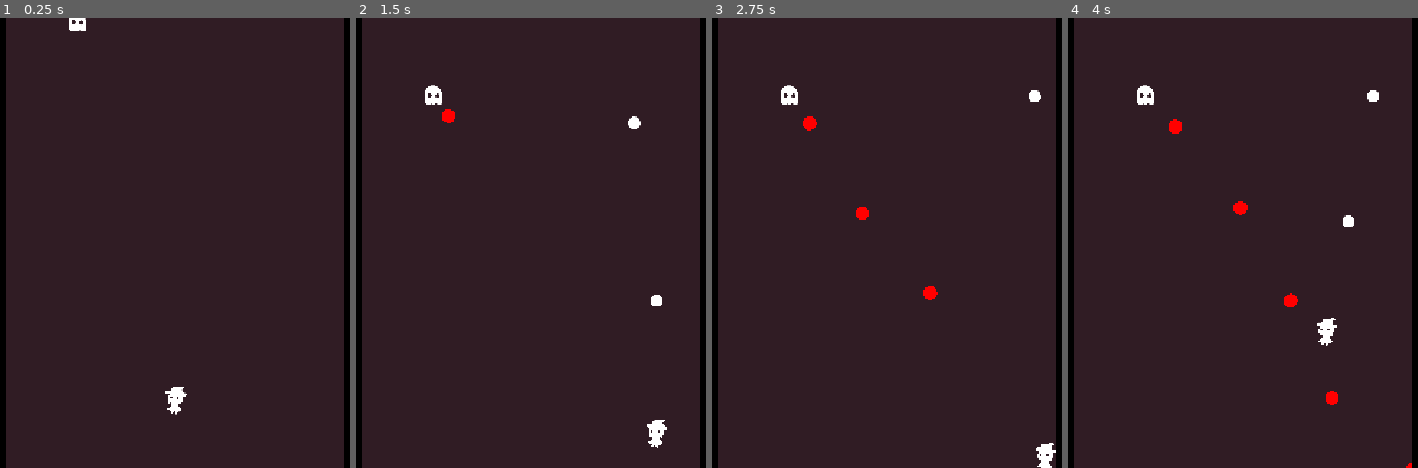
Above: before the commit, frames 1-4 (left to right).
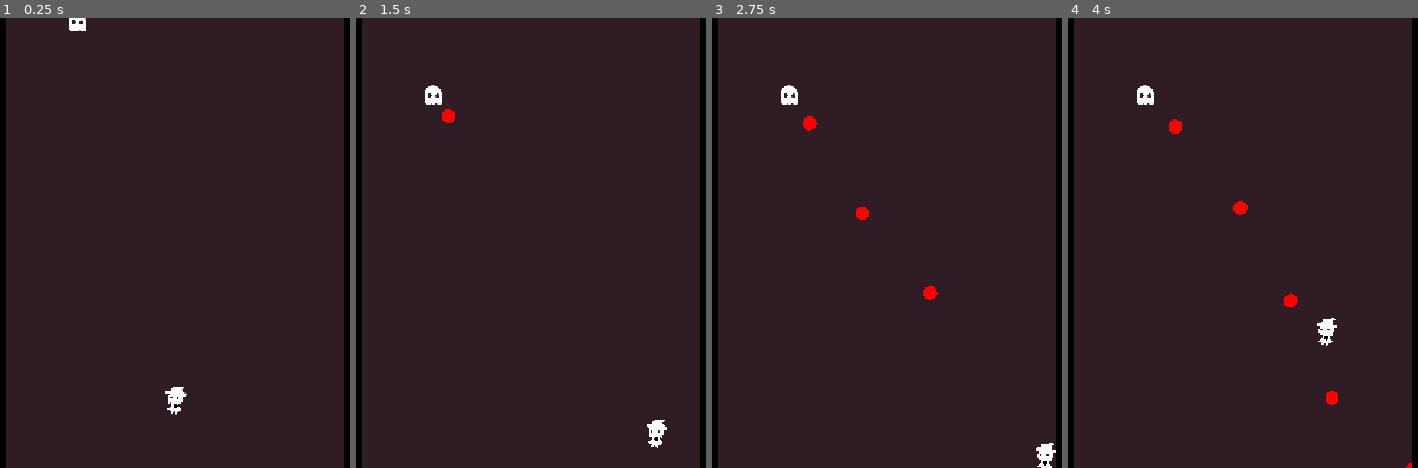
Above: after the commit, the same moments.

Repository: piksalchaos/bullet-hell
Game: Godot game, scene res://scenes/game.tscn
The game is run twice, just before and just after one commit, with the same random seed, the same clock (stepped at 60 frames per second) and the same inputs.
Inputs:
- Up to frame 1 (0.25 s): no input
- Up to frame 2 (1.5 s): tap Enter at 0.5 s; hold D (right) 0.53-1.28 s; hold Z (shoot) 0.53-1.28 s; hold S (down) from 1.28 s (still down); tap Z (shoot) at 1.35 s
- Up to frame 3 (2.75 s): release S (down) at 2.03 s; hold D (right) from 2.03 s (still down); hold Shift (slow) from 2.03 s (still down); tap Z (shoot) at 2.3 s
- Up to frame 4 (4 s): release D (right) at 2.78 s; release Shift (slow) at 2.78 s; hold W (up) 2.78-3.53 s; tap Z (shoot) at 2.85 s; hold Left (left) from 3.53 s (still down); hold Z (shoot) from 3.53 s (still down)

The runs differ from the first frame. In frame 1, less than 0.1% of the frame differs, in the area x 49-51%, y 85-87%; in frame 2, 0.2%; in frame 3, less than 0.1%; in frame 4, 0.2%, in the area x 73-89%, y 16-72%.

Commit message:
player can now absorb and reshoot bullets

Diff:
--- a/scenes/bullets/ghost_bullet.gd
+++ b/scenes/bullets/ghost_bullet.gd
@@ -1,11 +1,11 @@
 extends Node2D
 
 @export var speed := 250.0
-@export var color_id: GameProperties.COLOR_ID
+@export var initial_color_id: GameProperties.COLOR_ID
 @onready var color_component: ColorComponent = $ColorComponent
 
 func _ready() -> void:
-	color_component.color_id = color_id
+	color_component.color_id = initial_color_id
 
 func _physics_process(delta: float) -> void:
 	position += Vector2(cos(rotation), sin(rotation)) * speed * delta
--- a/scenes/bullets/player_bullet.gd
+++ b/scenes/bullets/player_bullet.gd
@@ -3,7 +3,13 @@
 const RADIUS := 6.0
 const SPEED := 1200.0
 
+@export var initial_color_id: GameProperties.COLOR_ID
+@onready var color_component: ColorComponent = $ColorComponent
+
 var damage := 1
+
+func _ready():
+	color_component.color_id = initial_color_id
 
 func _physics_process(delta: float) -> void:
 	position.y -= SPEED * delta
--- a/scenes/bullets/player_bullet.tscn
+++ b/scenes/bullets/player_bullet.tscn
@@ -1,12 +1,14 @@
-[gd_scene load_steps=4 format=3 uid="uid://dwiadvf7qwd20"]
+[gd_scene load_steps=5 format=3 uid="uid://dwiadvf7qwd20"]
 
 [ext_resource type="Script" uid="uid://b8edggpc6x8cv" path="res://scenes/bullets/player_bullet.gd" id="1_48eg6"]
 [ext_resource type="Texture2D" uid="uid://dxjbt2m3ltb5" path="res://images/player_bullet.png" id="1_om8qi"]
+[ext_resource type="PackedScene" uid="uid://xqi3gat184am" path="res://scenes/components/color_component.tscn" id="3_ttfd6"]
 
 [sub_resource type="CircleShape2D" id="CircleShape2D_ttfd6"]
 radius = 9.0
 
 [node name="PlayerBullet" type="Area2D"]
+z_index = -1
 collision_layer = 4
 collision_mask = 2
 script = ExtResource("1_48eg6")
@@ -18,4 +20,6 @@
 [node name="CollisionShape2D" type="CollisionShape2D" parent="."]
 shape = SubResource("CircleShape2D_ttfd6")
 
+[node name="ColorComponent" parent="." instance=ExtResource("3_ttfd6")]
+
 [connection signal="area_entered" from="." to="." method="_on_area_entered"]
--- a/scenes/components/bullet_component.gd
+++ b/scenes/components/bullet_component.gd
@@ -1,4 +1,4 @@
-extends Area2D
+class_name BulletComponent extends Area2D
 
 @export var offscreen_distance: float = 1.0
 @onready var parent: Node2D = get_parent()
@@ -12,3 +12,8 @@
 
 func _on_area_entered(area: Player) -> void:
 	parent.queue_free()
+
+func capture_color():
+	GameProperties.captured_color_ids.append(parent.color_component.color_id)
+	print(GameProperties.captured_color_ids)
+	parent.queue_free()
--- a/scenes/enemy_spawner.gd
+++ b/scenes/enemy_spawners/ghost_enemy_spawner.gd
@@ -1,9 +1,8 @@
 extends Marker2D
 
-const ENEMY = preload("res://scenes/entities/enemy.tscn")
-
-func create_enemy() -> Enemy:
-	var enemy = ENEMY.instantiate()
+const GHOST_ENEMY = preload("res://scenes/entities/enemies/ghost_enemy.tscn")
+func create_enemy() -> Node2D:
+	var enemy = GHOST_ENEMY.instantiate()
 	enemy.position = Vector2(position.x, -100)
 	enemy.starting_position = position
 	GameProperties.enemy_container.add_child(enemy)
--- /dev/null
+++ b/scenes/enemy_spawners/ghost_enemy_spawner.tscn
@@ -0,0 +1,6 @@
+[gd_scene load_steps=2 format=3 uid="uid://d1qnmgu3nadmv"]
+
+[ext_resource type="Script" uid="uid://cpvgpkefedhkk" path="res://scenes/enemy_spawners/ghost_enemy_spawner.gd" id="1_baypi"]
+
+[node name="EnemySpawner" type="Marker2D"]
+script = ExtResource("1_baypi")
--- a/scenes/entities/enemy.gd
+++ b/scenes/entities/enemies/ghost_enemy.gd
@@ -1,4 +1,4 @@
-class_name Enemy extends Node2D
+extends Node2D
 
 const GHOST_BULLET = preload("res://scenes/bullets/ghost_bullet.tscn")
 const TWEEN_DURATION := 0.75
--- /dev/null
+++ b/scenes/entities/enemies/ghost_enemy.tscn
@@ -0,0 +1,29 @@
+[gd_scene load_steps=6 format=3 uid="uid://dgmdfxt0ngpi6"]
+
+[ext_resource type="Script" uid="uid://ynoen8cogpu6" path="res://scenes/entities/enemies/ghost_enemy.gd" id="1_h5v6m"]
+[ext_resource type="Texture2D" uid="uid://ckansyr46u7rk" path="res://images/ghost_placeholder.png" id="2_b7aru"]
+[ext_resource type="PackedScene" uid="uid://m6r4ofi4qdxx" path="res://scenes/components/hitbox_component.tscn" id="3_h2v7a"]
+[ext_resource type="PackedScene" uid="uid://djgvpk2hk284t" path="res://scenes/components/health_component.tscn" id="4_462g3"]
+
+[sub_resource type="CircleShape2D" id="CircleShape2D_defa4"]
+radius = 14.0
+
+[node name="GhostEnemy" type="Node2D"]
+script = ExtResource("1_h5v6m")
+
+[node name="Sprite2D" type="Sprite2D" parent="."]
+scale = Vector2(0.3, 0.3)
+texture = ExtResource("2_b7aru")
+
+[node name="HitboxComponent" parent="." node_paths=PackedStringArray("health_component") instance=ExtResource("3_h2v7a")]
+health_component = NodePath("../HealthComponent")
+
+[node name="CollisionShape2D2" type="CollisionShape2D" parent="HitboxComponent"]
+shape = SubResource("CircleShape2D_defa4")
+
+[node name="HealthComponent" parent="." instance=ExtResource("4_462g3")]
+
+[node name="BulletTimer" type="Timer" parent="."]
+wait_time = 0.6
+
+[connection signal="timeout" from="BulletTimer" to="." method="_on_bullet_timer_timeout"]
--- a/scenes/entities/enemy.tscn
+++ /dev/null
@@ -1,30 +0,0 @@
-[gd_scene load_steps=6 format=3 uid="uid://dgmdfxt0ngpi6"]
-
-[ext_resource type="Script" uid="uid://ynoen8cogpu6" path="res://scenes/entities/enemy.gd" id="1_67neu"]
-[ext_resource type="Texture2D" uid="uid://ckansyr46u7rk" path="res://images/ghost_placeholder.png" id="1_d7j71"]
-[ext_resource type="PackedScene" uid="uid://m6r4ofi4qdxx" path="res://scenes/components/hitbox_component.tscn" id="3_ktqfp"]
-[ext_resource type="PackedScene" uid="uid://djgvpk2hk284t" path="res://scenes/components/health_component.tscn" id="4_defa4"]
-
-[sub_resource type="CircleShape2D" id="CircleShape2D_defa4"]
-radius = 14.0
-
-[node name="Enemy" type="Node2D"]
-script = ExtResource("1_67neu")
-
-[node name="Sprite2D" type="Sprite2D" parent="."]
-scale = Vector2(0.3, 0.3)
-texture = ExtResource("1_d7j71")
-
-[node name="HitboxComponent" parent="." node_paths=PackedStringArray("health_component") instance=ExtResource("3_ktqfp")]
-health_component = NodePath("../HealthComponent")
-
-[node name="CollisionShape2D2" type="CollisionShape2D" parent="HitboxComponent"]
-shape = SubResource("CircleShape2D_defa4")
-
-[node name="HealthComponent" parent="." instance=ExtResource("4_defa4")]
-max_health = 3
-
-[node name="BulletTimer" type="Timer" parent="."]
-wait_time = 0.6
-
-[connection signal="timeout" from="BulletTimer" to="." method="_on_bullet_timer_timeout"]
--- a/scenes/entities/player.tscn
+++ /dev/null
@@ -1,24 +0,0 @@
-[gd_scene load_steps=4 format=3 uid="uid://whf6whxkmq2"]
-
-[ext_resource type="Script" uid="uid://deng3hl1wlyd8" path="res://scenes/entities/player.gd" id="1_g2els"]
-[ext_resource type="Texture2D" uid="uid://b43avh08mlvxf" path="res://images/player_placeholder.png" id="2_08t41"]
-
-[sub_resource type="CircleShape2D" id="CircleShape2D_u8vuu"]
-radius = 3.0
-
-[node name="Player" type="Area2D"]
-collision_mask = 8
-script = ExtResource("1_g2els")
-
-[node name="Sprite2D" type="Sprite2D" parent="."]
-scale = Vector2(0.1, 0.1)
-texture = ExtResource("2_08t41")
-
-[node name="CollisionShape2D" type="CollisionShape2D" parent="."]
-position = Vector2(0, 8)
-shape = SubResource("CircleShape2D_u8vuu")
-
-[node name="BulletTimer" type="Timer" parent="."]
-wait_time = 0.15
-
-[connection signal="timeout" from="BulletTimer" to="." method="_on_bullet_timer_timeout"]
--- /dev/null
+++ b/scenes/entities/player/bullet_absorber.gd
@@ -0,0 +1,28 @@
+extends Area2D
+
+const PLAYER_BULLET = preload("res://scenes/bullets/player_bullet.tscn")
+
+func _unhandled_input(event: InputEvent) -> void:
+	if event.is_action_pressed("shoot"):
+		if GameProperties.captured_color_ids.size() < 2:
+			capture_closest_bullet()
+		else:
+			shoot_bullet()
+
+func capture_closest_bullet():
+	var closest_distance = INF
+	var closest_bullet_component: BulletComponent
+	for bullet_component in get_overlapping_areas():
+		var distance = position.distance_squared_to(bullet_component.position)
+		if distance < closest_distance:
+			closest_distance = distance
+			closest_bullet_component = bullet_component
+	if closest_bullet_component:
+		closest_bullet_component.capture_color()
+
+func shoot_bullet():
+	var bullet = PLAYER_BULLET.instantiate()
+	bullet.initial_color_id = GameProperties.captured_color_ids[0]
+	bullet.position = get_parent().position
+	GameProperties.bullet_container.add_child(bullet)
+	GameProperties.captured_color_ids = []
--- a/scenes/entities/player.gd
+++ b/scenes/entities/player/player.gd
@@ -7,15 +7,15 @@
 const SPEED := 240.0
 const SLOW_SPEED := 120.0
 
-@onready var bullet_timer: Timer = $BulletTimer
-
-func _unhandled_input(event: InputEvent) -> void:
-	if event.is_action_pressed("shoot"):
-		if bullet_timer.is_stopped():
-			shoot_bullet()
-			bullet_timer.start()
-	if event.is_action_released("shoot"):
-		bullet_timer.stop()
+#@onready var bullet_timer: Timer = $BulletTimer
+#
+#func _unhandled_input(event: InputEvent) -> void:
+	#if event.is_action_pressed("shoot"):
+		#if bullet_timer.is_stopped():
+			#shoot_bullet()
+			#bullet_timer.start()
+	#if event.is_action_released("shoot"):
+		#bullet_timer.stop()
 
 func _physics_process(delta: float) -> void:
 	var x_direction = Input.get_axis("left", "right")
@@ -34,5 +34,5 @@
 	GameProperties.bullet_container.add_child(bullet)
 
 
-func _on_bullet_timer_timeout() -> void:
-	shoot_bullet()
+#func _on_bullet_timer_timeout() -> void:
+	#shoot_bullet()
--- /dev/null
+++ b/scenes/entities/player/player.tscn
@@ -0,0 +1,37 @@
+[gd_scene load_steps=7 format=3 uid="uid://whf6whxkmq2"]
+
+[ext_resource type="Script" uid="uid://deng3hl1wlyd8" path="res://scenes/entities/player/player.gd" id="1_g2els"]
+[ext_resource type="Texture2D" uid="uid://b43avh08mlvxf" path="res://images/player_placeholder.png" id="2_08t41"]
+[ext_resource type="Texture2D" uid="uid://oukxw7ad0r61" path="res://images/heart.png" id="3_1ie0h"]
+[ext_resource type="Script" uid="uid://cs734ayyynx5e" path="res://scenes/entities/player/bullet_absorber.gd" id="4_42nxq"]
+
+[sub_resource type="CircleShape2D" id="CircleShape2D_u8vuu"]
+radius = 3.0
+
+[sub_resource type="CircleShape2D" id="CircleShape2D_1ie0h"]
+radius = 42.0
+
+[node name="Player" type="Area2D"]
+collision_mask = 8
+script = ExtResource("1_g2els")
+
+[node name="Sprite2D" type="Sprite2D" parent="."]
+scale = Vector2(0.1, 0.1)
+texture = ExtResource("2_08t41")
+
+[node name="HeartSprite" type="Sprite2D" parent="."]
+position = Vector2(0, 8)
+scale = Vector2(0.09, 0.09)
+texture = ExtResource("3_1ie0h")
+
+[node name="CollisionShape2D" type="CollisionShape2D" parent="."]
+position = Vector2(0, 8)
+shape = SubResource("CircleShape2D_u8vuu")
+
+[node name="BulletAbsorber" type="Area2D" parent="."]
+collision_layer = 0
+collision_mask = 8
+script = ExtResource("4_42nxq")
+
+[node name="CollisionShape2D" type="CollisionShape2D" parent="BulletAbsorber"]
+shape = SubResource("CircleShape2D_1ie0h")
--- a/scenes/game.tscn
+++ b/scenes/game.tscn
@@ -3,9 +3,9 @@
 [ext_resource type="PackedScene" uid="uid://dvrx8wmadvywy" path="res://scenes/hud.tscn" id="1_lbhrr"]
 [ext_resource type="Script" uid="uid://jttxe4pbb07u" path="res://scenes/game.gd" id="1_p57ef"]
 [ext_resource type="Script" uid="uid://bu68n2vqivnpj" path="res://scenes/round_manager.gd" id="2_iywne"]
-[ext_resource type="PackedScene" uid="uid://whf6whxkmq2" path="res://scenes/entities/player.tscn" id="3_p57ef"]
-[ext_resource type="Script" uid="uid://cpvgpkefedhkk" path="res://scenes/enemy_spawner.gd" id="4_iywne"]
+[ext_resource type="PackedScene" uid="uid://whf6whxkmq2" path="res://scenes/entities/player/player.tscn" id="3_p57ef"]
 [ext_resource type="Script" uid="uid://nke5gij7chmn" path="res://scenes/round.gd" id="4_p57ef"]
+[ext_resource type="PackedScene" uid="uid://d1qnmgu3nadmv" path="res://scenes/enemy_spawners/ghost_enemy_spawner.tscn" id="5_p57ef"]
 
 [node name="Game" type="Node"]
 script = ExtResource("1_p57ef")
@@ -13,10 +13,10 @@
 [node name="Stage" type="Node2D" parent="."]
 position = Vector2(333, 0)
 
-[node name="BulletContainer" type="Node2D" parent="Stage"]
-
 [node name="Player" parent="Stage" instance=ExtResource("3_p57ef")]
 position = Vector2(243, 550)
+
+[node name="BulletContainer" type="Node2D" parent="Stage"]
 
 [node name="EnemyContainer" type="Node2D" parent="Stage"]
 
@@ -26,15 +26,13 @@
 [node name="Round" type="Node2D" parent="Stage/RoundManager"]
 script = ExtResource("4_p57ef")
 
-[node name="EnemySpawner" type="Marker2D" parent="Stage/RoundManager/Round"]
+[node name="EnemySpawner" parent="Stage/RoundManager/Round" instance=ExtResource("5_p57ef")]
 position = Vector2(102, 110)
-script = ExtResource("4_iywne")
 
 [node name="Round2" type="Node2D" parent="Stage/RoundManager"]
 script = ExtResource("4_p57ef")
 
-[node name="EnemySpawner" type="Marker2D" parent="Stage/RoundManager/Round2"]
-position = Vector2(366, 200)
-script = ExtResource("4_iywne")
+[node name="EnemySpawner" parent="Stage/RoundManager/Round2" instance=ExtResource("5_p57ef")]
+position = Vector2(334, 170)
 
 [node name="HUD" parent="." instance=ExtResource("1_lbhrr")]
--- a/scenes/round.gd
+++ b/scenes/round.gd
@@ -7,7 +7,7 @@
 func begin() -> void:
 	for spawner in get_children():
 		enemy_count += 1
-		var enemy: Enemy = spawner.create_enemy()
+		var enemy: Node2D = spawner.create_enemy()
 		enemy.tree_exited.connect(decrement_enemy_count)
 
 func decrement_enemy_count() -> void:
--- a/src/GameProperties.gd
+++ b/src/GameProperties.gd
@@ -16,6 +16,7 @@
 var player_position: Vector2
 var bullet_container: Node2D
 var enemy_container: Node2D
+var captured_color_ids: Array[COLOR_ID]
 
 func update_player_position(position: Vector2):
 	player_position = position
Binary file added: images/heart.png
Not shown, added: images/heart.png.import
Renamed: scenes/enemy_spawner.gd.uid -> scenes/enemy_spawners/ghost_enemy_spawner.gd.uid
Renamed: scenes/entities/enemy.gd.uid -> scenes/entities/enemies/ghost_enemy.gd.uid
Not shown, added: scenes/entities/player/bullet_absorber.gd.uid
Renamed: scenes/entities/player.gd.uid -> scenes/entities/player/player.gd.uid
